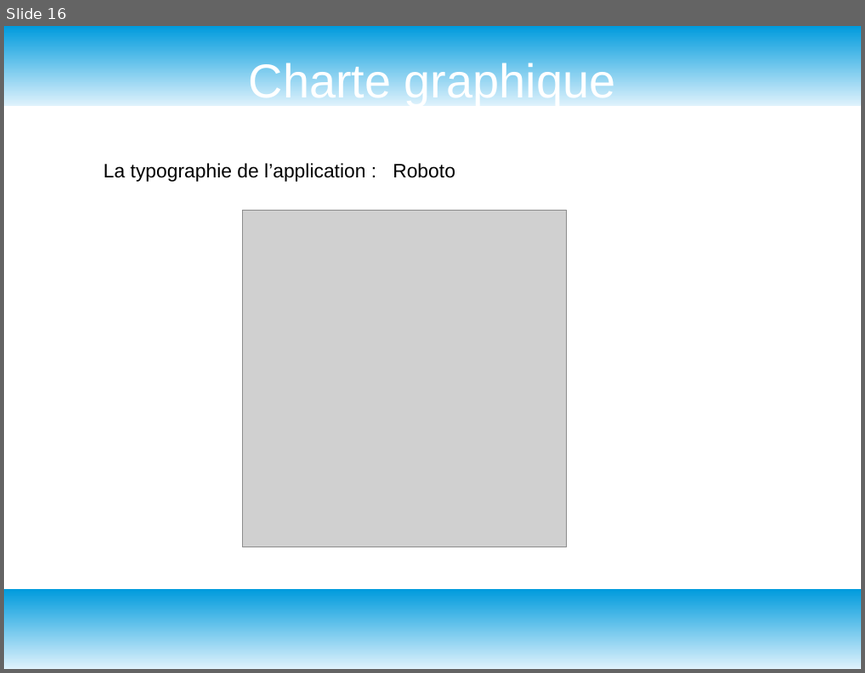
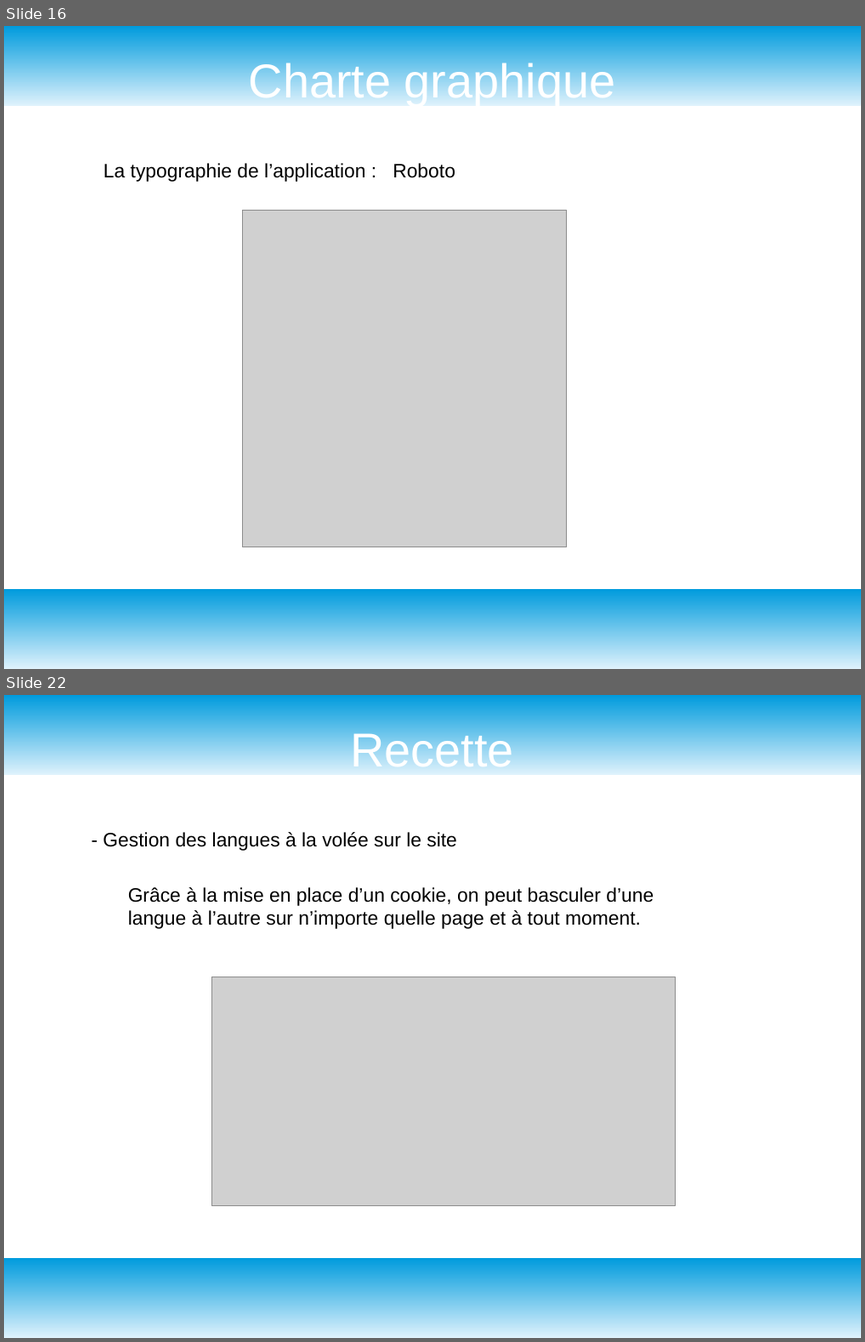
Before and after one commit to GuyomH/Fil-Rouge, a slide deck: assets/grand angle diapo.odp. Shown one above the other, each under a label of ours: slide 16 before the commit, slides 16 and 22 after it; the slides between them are not shown. The pictures are 865x673 and 865x1342 pixels, drawn with LibreOffice and Linux fonts; fonts in the diff are those of the drawing; grey boxes stand for pictures. Boxes give left, top, right and bottom in pixels: in the first picture for what was removed or moved away, otherwise in the second. Text is boxed around its words. In the diff, an @@ line names an element or a change of style, - is before the commit and + after.

```diff
--- a/assets/grand angle diapo.odp
+++ b/assets/grand angle diapo.odp
@@ slide 22 added at box(4, 695, 861, 1338), background #FFFFFF; not listed: 2 template elements that a slide beside it also shows @@
@@ title added at box(351, 729, 514, 767), 44 pt, text #FFFFFF @@
+Recette
@@ text added at box(103, 832, 457, 851), 18 pt, text #000000 @@
+- Gestion des langues à la volée sur le site
@@ text added at box(128, 887, 653, 929), 18 pt, text #000000 @@
+Grâce à la mise en place d’un cookie, on peut basculer d’une langue à l’autre sur n’importe quelle page et à tout moment.
@@ picture added at box(212, 976, 676, 1205) @@
```
Also in this commit, not shown: 2 slides changed, 5 other slides added, 1 slide removed.
